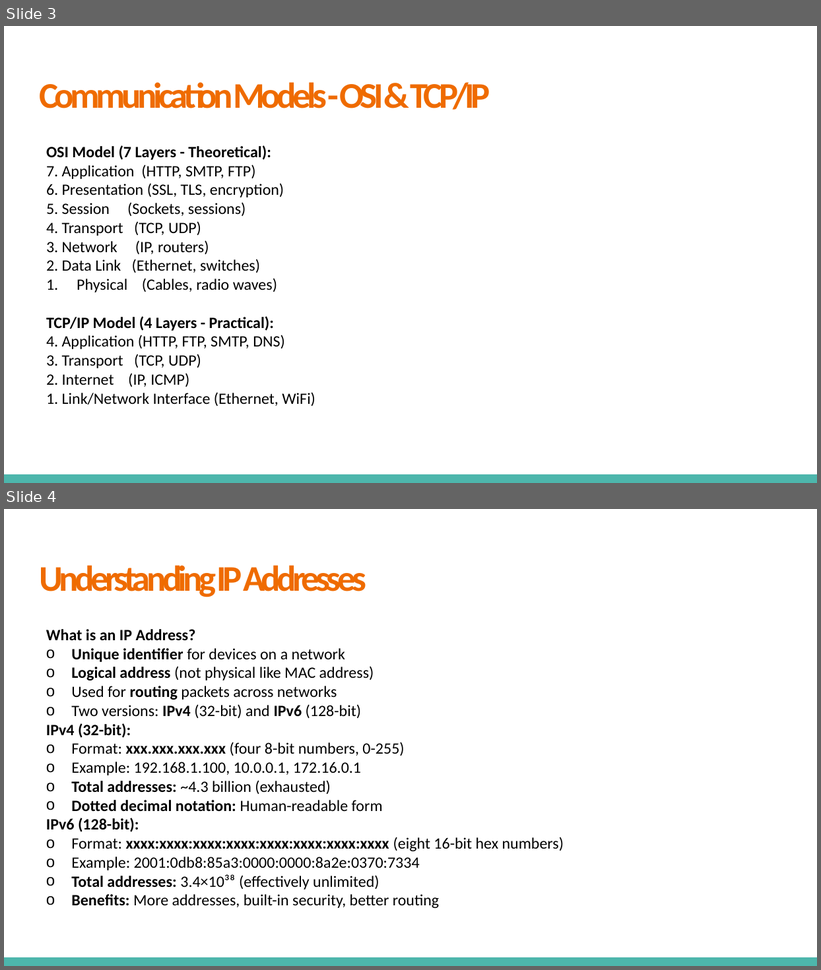
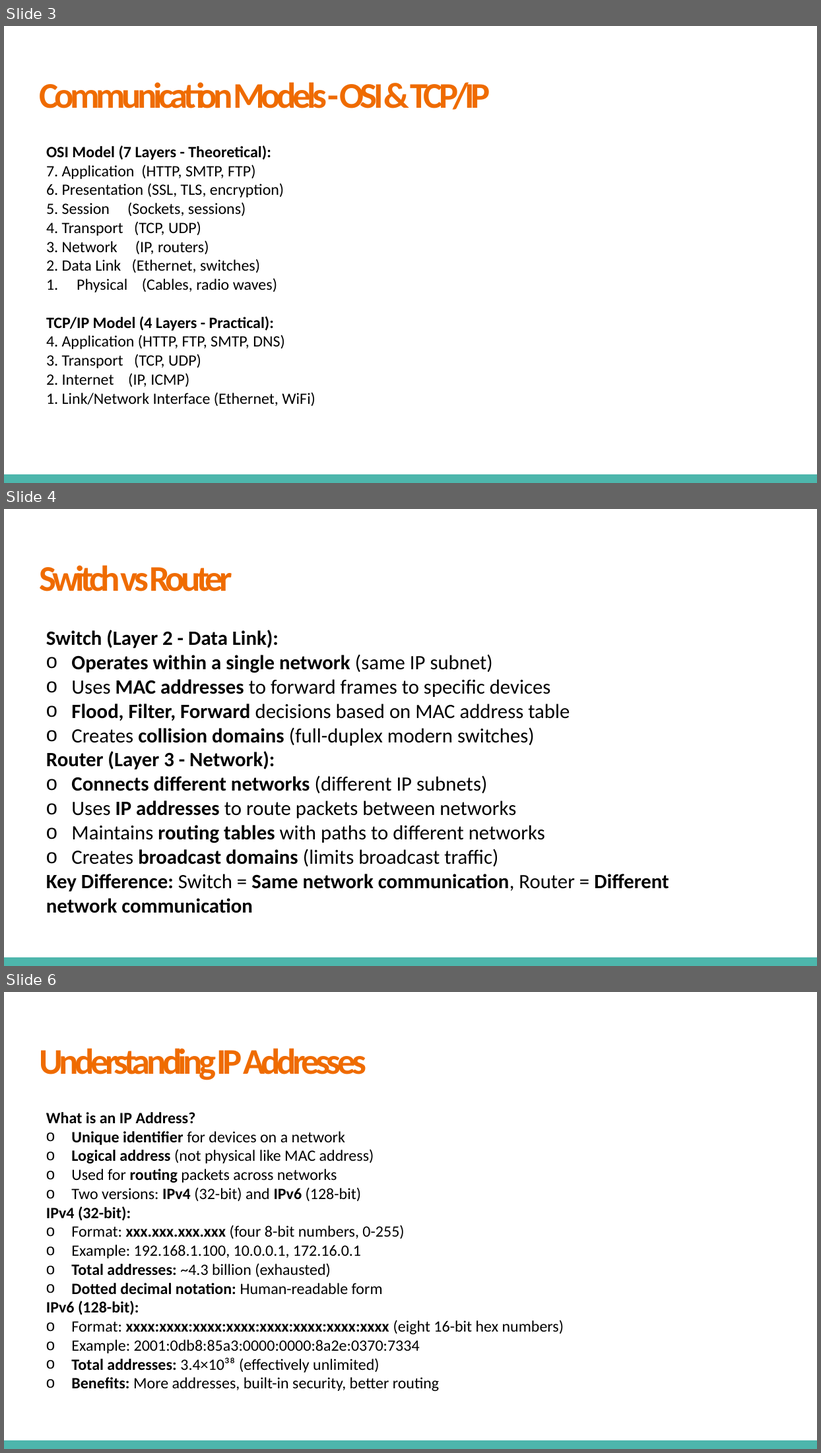
Before and after one commit to VikashChauhan51/system-design, a slide deck: High Level System Design/Fundamentals/4. Communication Networks and Protocols/Communication Networks & Protocols.pptx. Shown one above the other, each under a label of ours: slides 3 and 4 before the commit, slides 3, 4 and 6 after it; the slides between them are not shown. The pictures are 821x970 and 821x1453 pixels, drawn with LibreOffice and Linux fonts; fonts in the diff are those of the drawing. Boxes give left, top, right and bottom in pixels: in the first picture for what was removed or moved away, otherwise in the second. Text is boxed around its words. In the diff, an @@ line names an element or a change of style, - is before the commit and + after.

Commit message:
networks  communication and protocols

```diff
--- a/High Level System Design/Fundamentals/4. Communication Networks and Protocols/Communication Networks & Protocols.pptx
+++ b/High Level System Design/Fundamentals/4. Communication Networks and Protocols/Communication Networks & Protocols.pptx
@@ slide 4 added at [4,509,817,966], background #FFFFFF; not listed: 1 template element that a slide beside it also shows @@
@@ title added at [40,565,232,591], 32 pt, text #EF6B00, bold @@
+Switch vs Router
@@ text added at [46,630,669,914], 18 pt, text #000000, bold @@
+Switch (Layer 2 - Data Link):
+  o Operates within a single network (same IP subnet)
+  o Uses MAC addresses to forward frames to specific devices
+  o Flood, Filter, Forward decisions based on MAC address table
+  o Creates collision domains (full-duplex modern switches)
+Router (Layer 3 - Network):
+  o Connects different networks (different IP subnets)
+  o Uses IP addresses to route packets between networks
+  o Maintains routing tables with paths to different networks
+  o Creates broadcast domains (limits broadcast traffic)
+Key Difference: Switch = Same network communication, Router = Different network communication
@@ what was slide 4 is now slide 6 @@
```
Also in this commit, not shown: 5 slides changed, 23 other slides added, 1 slide removed.
